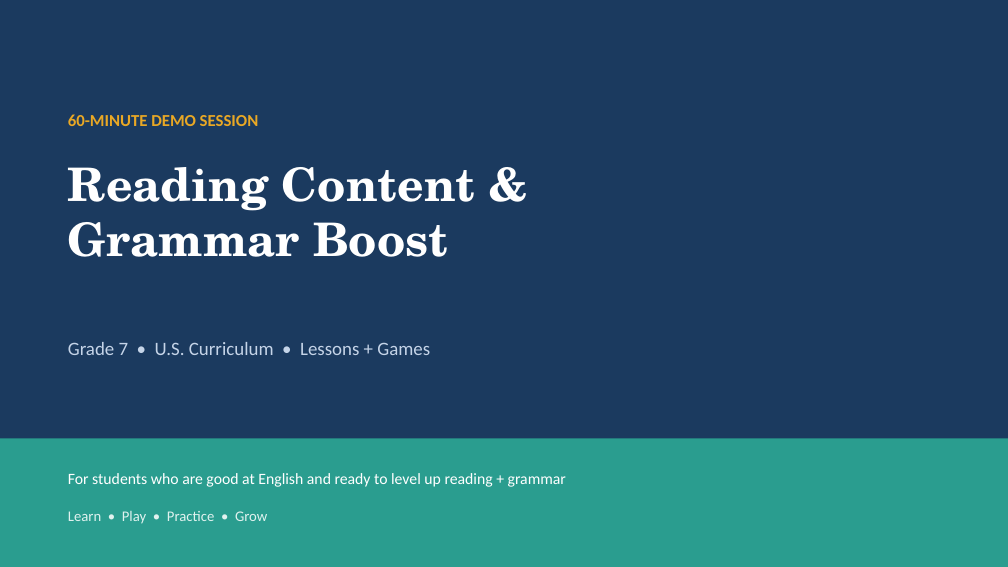
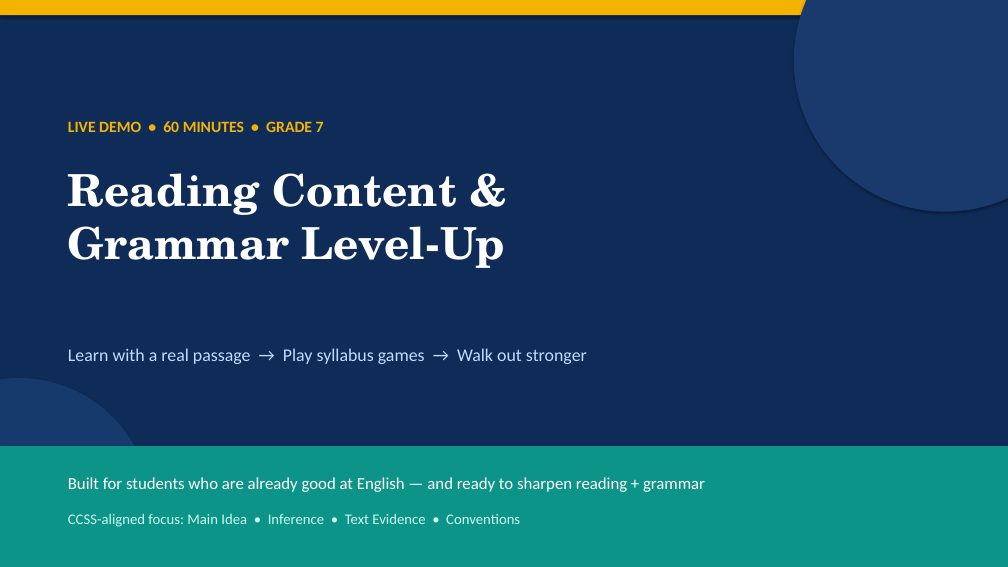
Before and after one commit to bhushanjain143/class-nodes-, a slide deck: slide 1 of Grade7_Reading_Grammar_60min_Demo.pptx. Drawn at 1008x567 pixels with LibreOffice and Linux fonts; fonts in the diff are those of the drawing. Boxes give left, top, right and bottom in pixels: in the first picture for what was removed or moved away, otherwise in the second. Text is boxed around its words. In the diff, an @@ line names an element or a change of style, - is before the commit and + after.

```diff
--- a/Grade7_Reading_Grammar_60min_Demo.pptx
+++ b/Grade7_Reading_Grammar_60min_Demo.pptx
@@ rectangle at (0,0,1008,567): fill #1B3A5F to #0F2C59 @@
@@ rectangle added at (0,0,1008,15), fill #F5B301 @@
@@ ellipse added at (794,0,1008,212), fill #1A3A6E @@
@@ text removed at (68,114,259,126) @@
-60-MINUTE DEMO SESSION
@@ text at (68,121,324,132): text changed; size 18 to 15 pt; text colour #C5D4E8 to #F5B301; bold on @@
-Grade 7 • U.S. Curriculum • Lessons + Games
+LIVE DEMO • 60 MINUTES • GRADE 7
@@ text at (68,173,505,268): text changed; size 44 to 42 pt @@
-Reading Content &
-Grammar Boost
+Reading Content &
+Grammar Level-Up
@@ text at (68,348,587,364): text changed; size 14 to 17 pt; text colour #E0F2EF to #BFDBFE @@
-Learn • Play • Practice • Grow
+Learn with a real passage → Play syllabus games → Walk out stronger
@@ ellipse added at (0,378,151,567), fill #163A6B @@
@@ rectangle: place and size @@
-rectangle at (0,439,1008,567)
+rectangle at (0,446,1008,567)
@@ rectangle at (0,446,1008,567): fill #2A9D8F to #0D9488 @@
@@ text at (68,477,705,492): text changed; size 15 to 16 pt @@
-For students who are good at English and ready to level up reading + grammar
+Built for students who are already good at English — and ready to sharpen reading + grammar
@@ text added at (68,514,520,527), 14 pt, text #CCFBF1 @@
+CCSS-aligned focus: Main Idea • Inference • Text Evidence • Conventions
```
Also in this commit, not shown: 4 other slides changed, 25 slides added, 23 slides removed.
